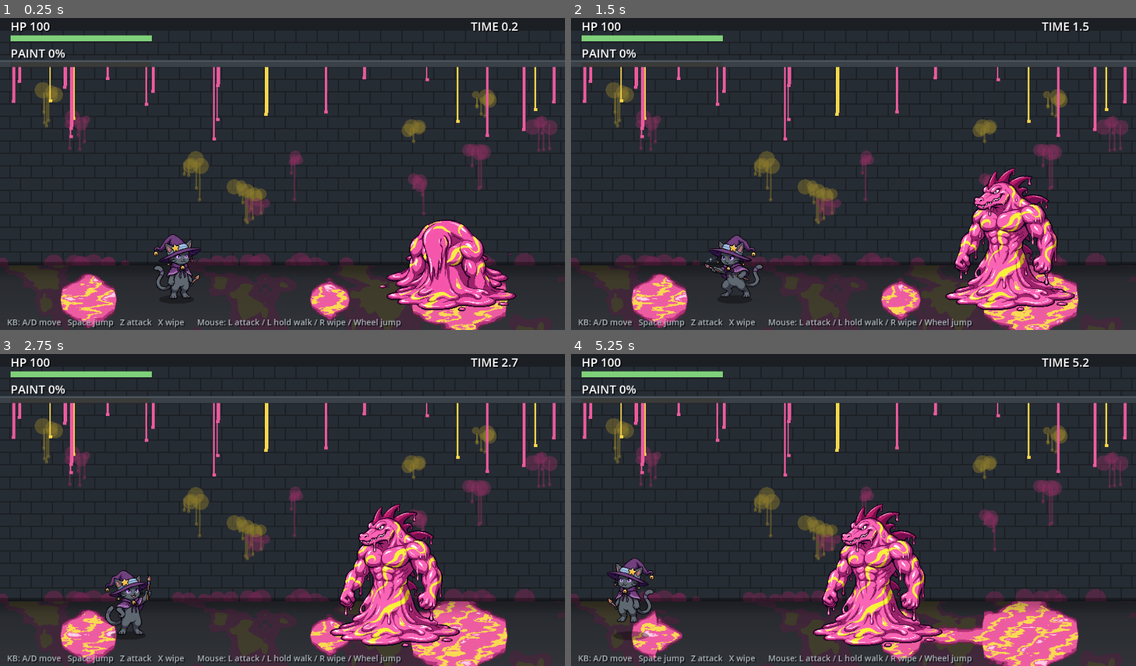
Above: before the commit, frames 1-4 (two rows, left to right).
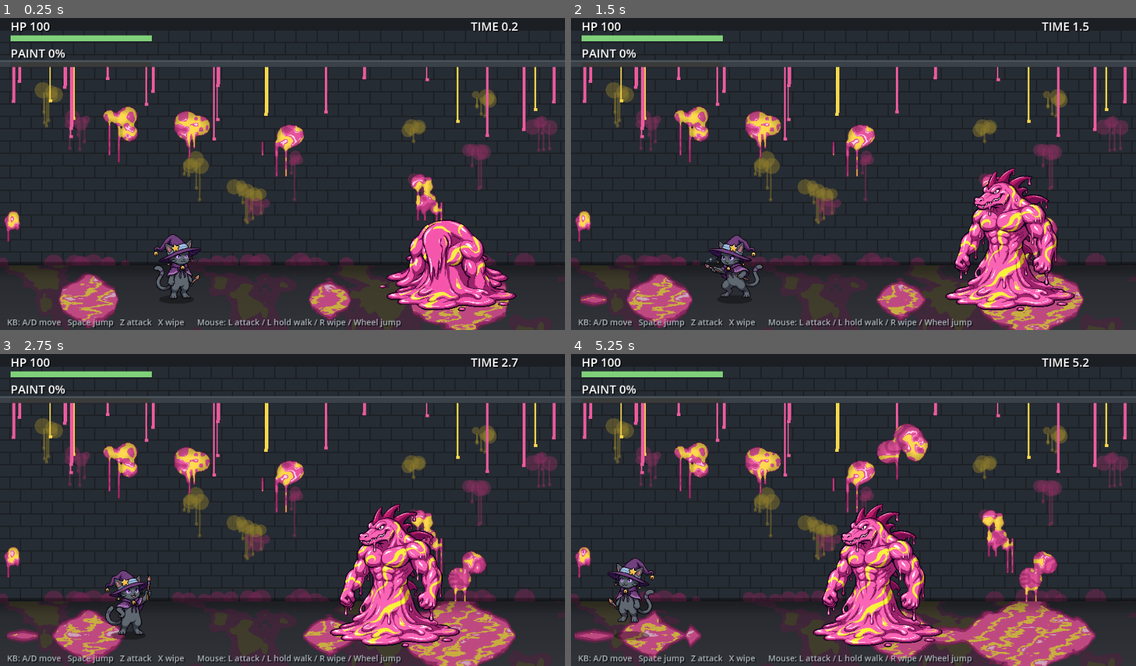
Above: after the commit, the same moments.

Repository: Dekaimo/sewer_proto
Game: Godot game, scene res://main.tscn
The game is run twice, just before and just after one commit, with the same random seed, the same clock (stepped at 60 frames per second) and the same inputs.
Inputs (mouse positions are in pixels of both pictures, inside the frame that each line leads up to):
- Up to frame 1 (0.25 s): no input
- Up to frame 2 (1.5 s): move the mouse to (977, 155) at 0.52 s; hold Right (right) 0.53-1.28 s; hold X (clean) 0.53-1.28 s; click (977, 155) at 0.67 s; tap Up (jump) at 0.77 s; move the mouse to (740, 186) at 1.27 s; hold Left (left) from 1.28 s (still down); tap Z (attack) at 1.35 s; click (740, 186) at 1.42 s
- Up to frame 3 (2.75 s): tap Up (jump) at 1.52 s; tap X (clean) at 1.55 s; move the mouse to (339, 438) at 2.02 s; release Left (left) at 2.03 s; hold Right (right) from 2.03 s (still down); hold X (clean) from 2.03 s (still down); click (339, 438) at 2.17 s
- Up to frame 4 (5.25 s): move the mouse to (825, 572) at 2.77 s; release Right (right) at 2.78 s; release X (clean) at 2.78 s; hold W 2.78-3.53 s; tap Space at 2.85 s; click (825, 572) at 2.92 s; tap Up (jump) at 3.02, 3.77, 4.52 s; tap X (clean) at 3.05, 4.55 s; move the mouse to (1023, 553) at 3.52 s; hold X (clean) 3.53-4.28 s; hold Left (left) from 3.53 s (still down); tap J at 3.6 s; click (1023, 553) at 3.67 s; move the mouse to (684, 460) at 4.27 s; tap K at 4.35 s; click (684, 460) at 4.42 s; move the mouse to (881, 506) at 5.02 s; hold X (clean) from 5.03 s (still down); click (881, 506) at 5.17 s

The runs differ from the first frame. In frame 1, 4.7% of the frame differs, in the area x 0-91%, y 28-100%; in frame 2, 5.2%; in frame 3, 7.0%; in frame 4, 9.2%, in the area x 0-93%, y 22-100%.

Commit message:
Messier dirt: shaded blobs with drips on the player, walls and floor fill with paint over time
Co-Authored-By: Claude Opus 5.5 <noreply@anthropic.com>
Claude-Session: https://claude.ai/code/session_016eaBthCvKzWp812yLXmusx

Diff:
--- a/dirt.gdshader
+++ b/dirt.gdshader
@@ -1,17 +1,40 @@
 shader_type canvas_item;
+// キャラの汚れ。dirt_mask の赤 = ペンキの厚み（0〜1）。
+// ・元絵の明暗を残して立体感を保つ（ベタ塗りにしない）
+// ・輪郭線は暗いまま残す
+// ・汚れの縁は濃い色で縁取り、厚いところはてかる
 
-// 汚れマスク（白=汚れ）。攻撃が当たった場所が白く塗られていく
 uniform sampler2D dirt_mask : filter_nearest;
 uniform vec4 pink : source_color = vec4(0.93, 0.33, 0.62, 1.0);
-uniform vec4 pink_dark : source_color = vec4(0.72, 0.20, 0.47, 1.0);
+uniform vec4 pink_dark : source_color = vec4(0.58, 0.14, 0.38, 1.0);
 uniform vec4 yellow : source_color = vec4(0.98, 0.85, 0.30, 1.0);
 
 void fragment() {
 	vec4 base = texture(TEXTURE, UV);
 	float m = texture(dirt_mask, UV).r;
-	// マーブル模様（ゆっくり流れる）
-	float marble = sin(UV.x * 7.0 + UV.y * 15.0 + sin(UV.y * 9.0 + TIME * 0.8) * 2.2);
-	vec4 paint = marble > 0.6 ? yellow : (marble < -0.7 ? pink_dark : pink);
-	float a = step(0.2, m);
-	COLOR = vec4(mix(base.rgb, paint.rgb, a), base.a);
+	if (m < 0.05 || base.a == 0.0) {
+		COLOR = base;
+	} else {
+		vec2 px = TEXTURE_PIXEL_SIZE;
+		vec2 p = floor(UV / px);
+		float lum = dot(base.rgb, vec3(0.30, 0.59, 0.11));
+		// マーブル（ピクセル単位でゆっくり流れる）
+		float marble = sin(p.x * 0.33 + p.y * 0.62 + sin(p.y * 0.27 + p.x * 0.11 + TIME * 0.6) * 2.6);
+		vec3 paint = marble > 0.6 ? yellow.rgb : pink.rgb;
+		if (marble < -0.8) paint = mix(pink.rgb, pink_dark.rgb, 0.5);
+		// 元絵の明暗で塗り分けて、体の丸みを残す
+		vec3 col = paint * (0.50 + 0.85 * lum);
+		// 汚れの縁（となりが汚れていない）は濃い色で縁取る
+		float mn = min(
+			min(texture(dirt_mask, UV + vec2(px.x, 0.0)).r, texture(dirt_mask, UV - vec2(px.x, 0.0)).r),
+			min(texture(dirt_mask, UV + vec2(0.0, px.y)).r, texture(dirt_mask, UV - vec2(0.0, px.y)).r));
+		if (mn < 0.05) col = pink_dark.rgb * (0.75 + 0.5 * lum);
+		// 厚いところは元絵の明るい部分がてかりになる
+		if (m > 0.75 && lum > 0.37 && mn >= 0.05 && marble > 0.2 && marble < 0.6) col = mix(col, vec3(1.0, 0.86, 0.94), 0.55);
+		// 輪郭線（暗い画素）は暗いまま残す
+		if (lum < 0.08) col = mix(base.rgb, pink_dark.rgb * 0.5, 0.45);
+		// 薄い汚れは下地が透ける
+		col = mix(base.rgb, col, clamp(0.35 + m, 0.0, 1.0));
+		COLOR = vec4(col, base.a);
+	}
 }
--- a/enemy.gd
+++ b/enemy.gd
@@ -118,6 +118,7 @@
 					t = 0.6
 			elif t <= 0.0:
 				main.add_floor_splat(position.x + lunge_dir * 40.0, 24.0)
+				main.splat_wall(Vector2(position.x + lunge_dir * 60.0, position.y - randf_range(80.0, 200.0)), 40.0)
 				state = "recover"
 				t = 0.6
 		"recover":
--- a/floor.gdshader
+++ b/floor.gdshader
@@ -52,7 +52,7 @@
 		if (swirl > 0.72) gc = yellow;
 		if (edge < 0.035) gc = pink_dark;                       // 縁取り
 		if (edge > 0.05 && m > 0.66 && swirl < 0.0) gc = vec3(1.0, 0.80, 0.90);   // てかり
-		col = gc;
+		col = gc * 0.8;   // 床は少し沈めて、ワニより目立たないように
 	} else if (g > 0.04 && edge > -0.03) {
 		col = mix(col, vec3(0.45, 0.12, 0.30), 0.6);   // にじみ
 	}
--- a/main.gd
+++ b/main.gd
@@ -6,6 +6,7 @@
 const HudScript = preload("res://hud.gd")
 const SfxScript = preload("res://sfx.gd")
 const FloorShader = preload("res://floor.gdshader")
+const WallShader = preload("res://wall_paint.gdshader")
 
 const VIEW_W := 960.0
 const VIEW_H := 540.0
@@ -23,6 +24,14 @@
 var goop_img: Image
 var goop_tex: ImageTexture
 var goop_dirty := false
+# 壁のペンキ（4pxごとの厚み）。時間とともに壁全体がペンキまみれになっていく
+const WALL_CELL := 4
+var wall_img: Image
+var wall_tex: ImageTexture
+var wall_dirty := false
+var ambient_t := 1.0
+var flow_t := 0.0
+var spread_goop_t := 0.0
 var token_holder = null        # 同時に攻撃できる敵は1体だけ（攻撃権トークン）
 var game_over := false
 var survive_time := 0.0
@@ -33,6 +42,17 @@
 	_setup_input()
 	sfx = SfxScript.new()
 	add_child(sfx)
+	# 壁のペンキ層
+	_init_wall()
+	var wl := ColorRect.new()
+	wl.size = Vector2(VIEW_W, FLOOR_TOP)
+	var wm := ShaderMaterial.new()
+	wm.shader = WallShader
+	wm.set_shader_parameter("wall_tex", wall_tex)
+	wm.set_shader_parameter("size", wl.size)
+	wl.material = wm
+	wl.mouse_filter = Control.MOUSE_FILTER_IGNORE
+	add_child(wl)
 	# ペンキまみれの床（シェーダー）
 	var fl := ColorRect.new()
 	fl.position = Vector2(0, FLOOR_TOP)
@@ -69,6 +89,7 @@
 			get_tree().reload_current_scene()
 		return
 	survive_time += delta
+	_update_mess(delta)
 	if goop_dirty:
 		goop_dirty = false
 		for i in goop.size():
@@ -177,6 +198,85 @@
 
 func splat_under(x: float) -> bool:
 	return goop_at(x) > 0.15
+
+
+# ---------- 壁のペンキと、全体の汚れの進行 ----------
+func _init_wall() -> void:
+	wall_img = Image.create(int(VIEW_W) / WALL_CELL, int(ceil(FLOOR_TOP / WALL_CELL)), false, Image.FORMAT_RF)
+	wall_tex = ImageTexture.create_from_image(wall_img)
+	# 最初から少し汚れている
+	for i in 6:
+		splat_wall(Vector2(randf_range(0, VIEW_W), randf_range(150, FLOOR_TOP - 30)), randf_range(14, 30), 0.8)
+
+
+## 壁にベチャッとペンキを付ける（いびつな塊＋垂れ）
+func splat_wall(pos: Vector2, r: float, amount := 1.0) -> void:
+	var cw := wall_img.get_width()
+	var ch := wall_img.get_height()
+	var c := pos / WALL_CELL
+	var rc := r / WALL_CELL
+	for b in randi_range(3, 6):
+		var bc := c + Vector2(randf_range(-rc, rc), randf_range(-rc, rc) * 0.6)
+		var br := randf_range(rc * 0.4, rc * 0.85)
+		for y in range(int(bc.y - br) - 1, int(bc.y + br) + 2):
+			for x in range(int(bc.x - br) - 1, int(bc.x + br) + 2):
+				if x < 0 or y < 0 or x >= cw or y >= ch:
+					continue
+				var d := Vector2(x - bc.x, y - bc.y).length() / maxf(br, 0.5)
+				if d <= 1.0:
+					var v := wall_img.get_pixel(x, y).r
+					wall_img.set_pixel(x, y, Color(minf(v + amount * (1.2 - d), 1.0), 0, 0))
+	# 垂れ
+	for k in randi_range(2, 4):
+		var dx := int(c.x + randf_range(-rc, rc))
+		var ln := randi_range(3, 18)
+		for y in range(int(c.y), int(c.y) + ln):
+			if dx < 0 or dx >= cw or y < 0 or y >= ch:
+				break
+			var v2 := wall_img.get_pixel(dx, y).r
+			wall_img.set_pixel(dx, y, Color(minf(v2 + amount * 0.8, 1.0), 0, 0))
+	wall_dirty = true
+
+
+func _update_mess(delta: float) -> void:
+	# 時間がたつほど汚れるペースが上がる（最終的には壁も床もペンキまみれ）
+	ambient_t -= delta
+	if ambient_t <= 0.0:
+		ambient_t = maxf(0.35, 2.5 - survive_time * 0.03)
+		var e = enemies[0] if not enemies.is_empty() else null
+		# ワニの周りほど汚れやすい
+		var x: float = randf_range(0, VIEW_W)
+		if e != null and randf() < 0.6:
+			x = clampf(e.position.x + randf_range(-220, 220), 0, VIEW_W)
+		splat_wall(Vector2(x, randf_range(120, FLOOR_TOP - 10)), randf_range(12, 34), 0.9)
+		# 配管から床に垂れて、床のドロドロも増える
+		add_goop(randf_range(0, VIEW_W), randf_range(20, 60), 0.15 + minf(survive_time * 0.004, 0.35))
+	# 壁のペンキが下に流れる
+	flow_t -= delta
+	if flow_t <= 0.0:
+		flow_t = 0.12
+		var cw := wall_img.get_width()
+		var ch := wall_img.get_height()
+		for i in 60:
+			var x2 := randi() % cw
+			var y2 := randi() % (ch - 1)
+			var v := wall_img.get_pixel(x2, y2).r
+			if v > 0.5 and wall_img.get_pixel(x2, y2 + 1).r < v - 0.15:
+				wall_img.set_pixel(x2, y2 + 1, Color(v * 0.92, 0, 0))
+				wall_dirty = true
+		if wall_dirty:
+			wall_dirty = false
+			wall_tex.update(wall_img)
+	# 床のドロドロが横ににじんで広がる
+	spread_goop_t -= delta
+	if spread_goop_t <= 0.0:
+		spread_goop_t = 0.4
+		var src := goop.duplicate()
+		for i in range(1, goop.size() - 1):
+			var nb := maxf(src[i - 1], src[i + 1]) * 0.93
+			if nb > goop[i]:
+				goop[i] = lerpf(goop[i], nb, 0.35)
+		goop_dirty = true
 
 
 # ---------- 背景 ----------
--- a/player.gd
+++ b/player.gd
@@ -13,7 +13,7 @@
 const H := 128
 const FEET_Y := 119          # 絵の中で足が接地している行
 const HP_MAX := 100.0
-const DIRT_R := 3            # 汚れの塗り半径の倍率
+const DIRT_R := 5            # 汚れの塗り半径の倍率
 
 var main
 var sprite: Sprite2D
@@ -21,7 +21,6 @@
 var mask_img: Image
 var mask_tex: ImageTexture
 var opaque_px: Array[Vector2i] = []
-var dirty_list: Array[Vector2i] = []
 
 var state := "normal"   # normal / slipped / grabbed / defeated
 var slip_t := 0.0       # 転んでいる残り時間
@@ -74,25 +73,67 @@
 
 
 # ---------- 汚れ ----------
+# mask_img の赤 = ペンキの厚み（0〜1）。dirty は汚れている画素の集合。
+var dirty := {}
+var drip_flow_t := 0.0
+
+
 func contamination() -> float:
-	return float(dirty_list.size()) / float(max(opaque_px.size(), 1))
-
-
+	return float(dirty.size()) / float(max(opaque_px.size(), 1))
+
+
+func _paint_px(x: int, y: int, amount: float) -> bool:
+	if x < 0 or y < 0 or x >= W or y >= H:
+		return false
+	if base_img.get_pixel(x, y).a == 0.0:
+		return false
+	var v := mask_img.get_pixel(x, y).r
+	if v >= 1.0:
+		return false
+	mask_img.set_pixel(x, y, Color(minf(v + amount, 1.0), 0, 0))
+	dirty[Vector2i(x, y)] = true
+	return true
+
+
+## ベチャッと付く汚れ：いびつな塊＋下に垂れる筋
 func add_dirt(center: Vector2i, r: int) -> void:
 	r *= DIRT_R
+	var blobs := randi_range(3, 5)
+	for b in blobs:
+		var c := center + Vector2i(randi_range(-r, r) / 2, randi_range(-r, r) / 2)
+		var br := randf_range(r * 0.45, r * 0.9)
+		var ib := int(ceil(br))
+		for y in range(c.y - ib, c.y + ib + 1):
+			for x in range(c.x - ib, c.x + ib + 1):
+				var d := Vector2(x - c.x, (y - c.y) * 1.15).length()
+				if d <= br:
+					_paint_px(x, y, 0.75 if d < br * 0.6 else 0.45)
+	# 垂れ
+	for k in randi_range(1, 3):
+		var dx := center.x + randi_range(-r, r)
+		var y0 := center.y + randi_range(0, r)
+		var ln := randi_range(r, r * 3)
+		for y in range(y0, y0 + ln):
+			if not _paint_px(dx, y, 0.6):
+				break
+			if randf() < 0.25:
+				_paint_px(dx + 1, y, 0.5)
+	mask_tex.update(mask_img)
+
+
+## 汚れがじわじわ下に流れていく
+func _flow_dirt() -> void:
+	if dirty.is_empty():
+		return
+	var keys := dirty.keys()
 	var changed := false
-	for y in range(center.y - r, center.y + r + 1):
-		for x in range(center.x - r, center.x + r + 1):
-			if x < 0 or y < 0 or x >= W or y >= H:
-				continue
-			if Vector2(x - center.x, y - center.y).length() > r + 0.3:
-				continue
-			if base_img.get_pixel(x, y).a == 0.0:
-				continue
-			if mask_img.get_pixel(x, y).r > 0.5:
-				continue
-			mask_img.set_pixel(x, y, Color.WHITE)
-			dirty_list.append(Vector2i(x, y))
+	for i in mini(10, keys.size()):
+		var q: Vector2i = keys[randi() % keys.size()]
+		var v := mask_img.get_pixel(q.x, q.y).r
+		if v < 0.5 or q.y + 1 >= H:
+			continue
+		var below := mask_img.get_pixel(q.x, q.y + 1).r
+		if below < v - 0.2 and _paint_px(q.x, q.y + 1, v * 0.8 - below):
 			changed = true
 	if changed:
 		mask_tex.update(mask_img)
@@ -113,13 +154,19 @@
 
 
 func remove_dirt(n: int) -> void:
+	if dirty.is_empty():
+		return
+	var keys := dirty.keys()
 	for i in n:
-		if dirty_list.is_empty():
-			break
-		var idx := randi() % dirty_list.size()
-		var p: Vector2i = dirty_list[idx]
-		dirty_list.remove_at(idx)
-		mask_img.set_pixel(p.x, p.y, Color.BLACK)
+		var q: Vector2i = keys[randi() % keys.size()]
+		if not dirty.has(q):
+			continue
+		var v := mask_img.get_pixel(q.x, q.y).r - 0.5
+		if v <= 0.05:
+			mask_img.set_pixel(q.x, q.y, Color.BLACK)
+			dirty.erase(q)
+		else:
+			mask_img.set_pixel(q.x, q.y, Color(v, 0, 0))
 	mask_tex.update(mask_img)
 
 
@@ -135,6 +182,8 @@
 		add_dirt(random_body_point(), r)
 	damage(8.0)
 	main.sfx.play("hit")
+	# 飛び散って後ろの壁も汚れる
+	main.splat_wall(position + Vector2(-facing * 30.0, -randf_range(40.0, 120.0)), 28.0)
 	vel.x = (1.0 if position.x > from_x else -1.0) * 220.0
 	vel.y = -120.0
 	on_floor = false
@@ -158,6 +207,7 @@
 	add_dirt(random_body_point(), 3)
 	damage(5.0)
 	main.sfx.play("assist")
+	main.splat_wall(position + Vector2(randf_range(-60.0, 60.0), -randf_range(60.0, 160.0)), 34.0)
 	struggle = maxf(struggle - 0.15, 0.0)
 
 
@@ -219,6 +269,10 @@
 	attack_cd -= delta
 	attack_timer -= delta
 	hitstun -= delta
+	drip_flow_t -= delta
+	if drip_flow_t <= 0.0:
+		drip_flow_t = 0.08
+		_flow_dirt()
 	match state:
 		"normal":
 			_update_normal(delta)
@@ -267,7 +321,7 @@
 		clean_timer += delta
 		if clean_timer > 0.1:
 			clean_timer = 0.0
-			remove_dirt(12)
+			remove_dirt(40)
 			main.sfx.play("wipe", -4.0, 0.3)
 
 	var speed := 140.0 * (1.0 - 0.55 * c)
@@ -357,7 +411,7 @@
 	# 倒れ込んだ側がべったり汚れる
 	for i in 5:
 		add_dirt(Vector2i(randi_range(30, 98), randi_range(40, 118)), 2)
-	main.add_goop(position.x, 50.0, 0.1)
+	main.add_goop(position.x, 70.0, 0.25)
 	damage(3.0)
 	# 90度回転なのでドットは崩れない
 	sprite.rotation = -PI / 2 * facing
--- /dev/null
+++ b/wall_paint.gdshader
@@ -0,0 +1,38 @@
+shader_type canvas_item;
+// 壁にたまっていくペンキ。wall_tex の赤 = 厚み（4pxごと）。線形補間してしきい値で切ると、なめらかな塊になる。
+
+uniform sampler2D wall_tex : filter_linear, repeat_disable;
+uniform vec2 size = vec2(960.0, 430.0);
+
+float hash(vec2 p) { return fract(sin(dot(p, vec2(127.1, 311.7))) * 43758.5453); }
+float noise(vec2 p) {
+	vec2 i = floor(p);
+	vec2 f = fract(p);
+	f = f * f * (3.0 - 2.0 * f);
+	return mix(mix(hash(i), hash(i + vec2(1, 0)), f.x), mix(hash(i + vec2(0, 1)), hash(i + vec2(1, 1)), f.x), f.y);
+}
+
+void fragment() {
+	vec2 p = floor(UV * size);
+	vec2 uv = (p + 0.5) / size;
+	float m = texture(wall_tex, uv).r;
+	float th = 0.28;
+	if (m < th) {
+		COLOR = vec4(0.0);
+	} else {
+		vec2 cell = 1.0 / size;
+		float mn = min(min(texture(wall_tex, uv + vec2(cell.x, 0)).r, texture(wall_tex, uv - vec2(cell.x, 0)).r),
+					   min(texture(wall_tex, uv + vec2(0, cell.y)).r, texture(wall_tex, uv - vec2(0, cell.y)).r));
+		// ノイズでゆがめたマーブル（縞が規則的にならないように）
+		float nz = noise(p / 22.0 + vec2(0.0, TIME * 0.05)) + 0.5 * noise(p / 9.0);
+		float marble = sin(p.y * 0.05 + nz * 7.0);
+		vec3 col = vec3(0.86, 0.31, 0.58);
+		if (marble > 0.62) col = vec3(0.95, 0.81, 0.29);
+		if (marble < -0.75) col = vec3(0.72, 0.22, 0.49);
+		// 厚いほど明るく、薄いところは暗く沈む
+		col *= 0.65 + 0.4 * clamp(m, 0.0, 1.0);
+		if (mn < th) col = vec3(0.45, 0.10, 0.30);   // 縁取り
+		else if (m > 0.85 && marble > 0.1 && marble < 0.35) col = vec3(1.0, 0.82, 0.92);   // てかり
+		COLOR = vec4(col, 1.0);
+	}
+}
